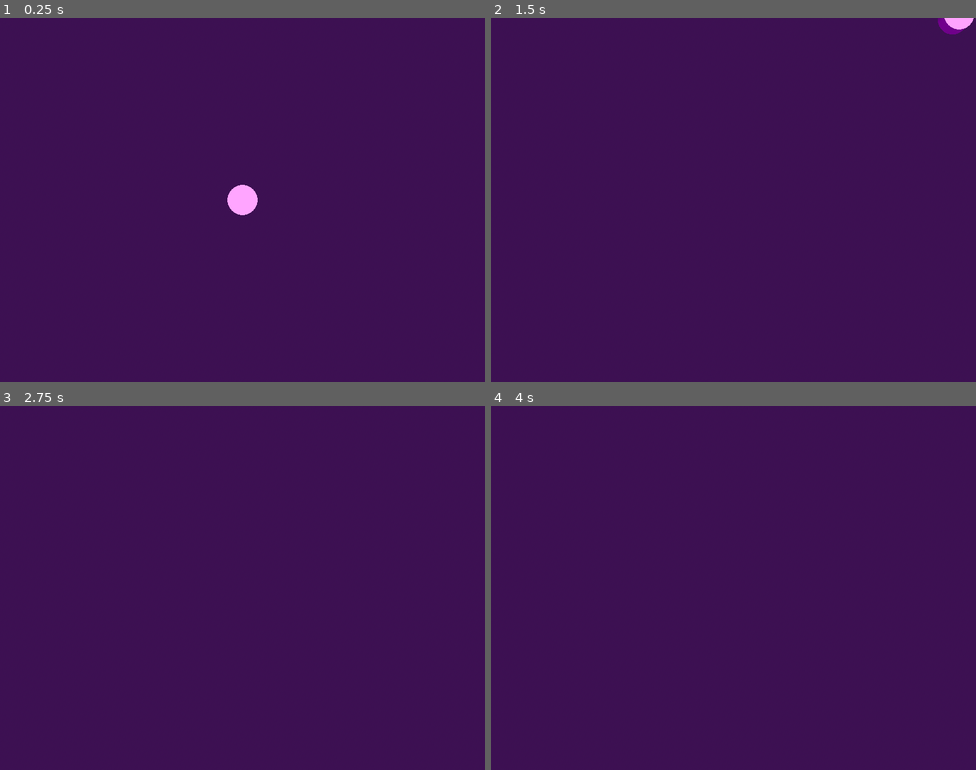
Above: before the commit, frames 1-4 (two rows, left to right).
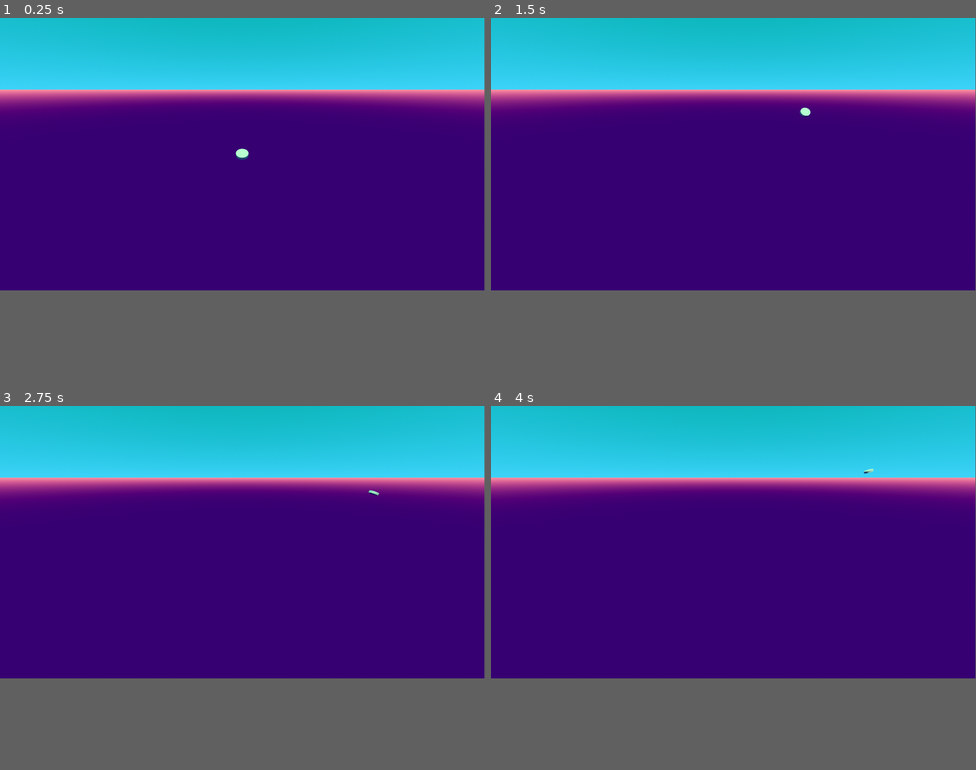
Above: after the commit, the same moments.

Repository: raffaelelauro/Sekiroguelite
Game: Godot game, scene res://main.tscn
Same seed, same stepped clock (60 frames per second), same inputs: the game is played once before the commit and once after it.
Inputs:
- Up to frame 1 (0.25 s): no input
- Up to frame 2 (1.5 s): tap Enter at 0.5 s; hold D (Right) 0.53-1.28 s; hold W (Front) 0.53-1.28 s; hold S (Back) from 1.28 s (still down); tap W (Front) at 1.35 s
- Up to frame 3 (2.75 s): release S (Back) at 2.03 s; hold D (Right) from 2.03 s (still down); hold W (Front) from 2.03 s (still down)
- Up to frame 4 (4 s): tap Space at 2.75 s; release W (Front) at 2.78 s; tap W (Front) at 2.85 s; tap Enter at 3.5 s; release D (Right) at 3.53 s; hold A (Left) from 3.53 s (still down); hold W (Front) from 3.53 s (still down)
In our replay, the window is 800x600 before the commit and 799x449 after it. These sizes can differ from the game's own. Grey fills any space a smaller window leaves; there, only what the larger window draws over its background counts as a difference.

The runs differ from the first frame. In frame 1, 75% of the frame differs, in the area x 0-100%, y 0-75%; in frame 2, 75%; in frame 3, 75%; in frame 4, 75%.

Commit message:
Tilt the player towards the moving direction + changed the camera and environment to have a better flying impression

Diff:
--- a/main.tscn
+++ b/main.tscn
@@ -3,10 +3,10 @@
 [ext_resource type="PackedScene" uid="uid://durulyhj2ovs7" path="res://player.tscn" id="1_ig7tw"]
 
 [sub_resource type="ProceduralSkyMaterial" id="ProceduralSkyMaterial_ig7tw"]
-sky_top_color = Color(0.644394, 0.0119665, 0.898874, 1)
-sky_horizon_color = Color(0.490282, 0.302868, 0.568279, 1)
-ground_bottom_color = Color(0.2033, 0.0860699, 0.260806, 1)
-ground_horizon_color = Color(0.490282, 0.302868, 0.568279, 1)
+sky_top_color = Color(0.0431373, 0.545098, 0.509804, 1)
+sky_horizon_color = Color(0.20272, 0.706382, 0.940205, 1)
+ground_bottom_color = Color(0.185717, 0.000420663, 0.347907, 1)
+ground_horizon_color = Color(1, 0.455901, 0.507509, 1)
 
 [sub_resource type="Sky" id="Sky_0xm2m"]
 sky_material = SubResource("ProceduralSkyMaterial_ig7tw")
@@ -14,6 +14,7 @@
 [sub_resource type="Environment" id="Environment_h2yge"]
 background_mode = 2
 sky = SubResource("Sky_0xm2m")
+sky_rotation = Vector3(0, 0, -0.436332)
 tonemap_mode = 2
 glow_enabled = true
 
@@ -24,11 +25,11 @@
 
 [node name="DirectionalLight3D" type="DirectionalLight3D" parent="."]
 transform = Transform3D(-1, 8.74228e-08, 3.82137e-15, 0, -4.37114e-08, 1, 8.74228e-08, 1, 4.37114e-08, 0, 0, 0)
-light_color = Color(1, 0.864451, 0.919384, 1)
+light_color = Color(1, 1, 0.52549, 1)
 shadow_enabled = true
 sky_mode = 1
 
 [node name="Camera3D" type="Camera3D" parent="."]
-transform = Transform3D(-4.37114e-08, 1, 4.37114e-08, 0, -4.37114e-08, 1, 1, 4.37114e-08, 1.91069e-15, 0, 8, 0)
+transform = Transform3D(-4.37114e-08, 0.707107, -0.707107, 0, 0.707107, 0.707107, 1, 3.09086e-08, -3.09086e-08, -10, 10, 0)
 
 [node name="Player" parent="." instance=ExtResource("1_ig7tw")]
--- a/player.gd
+++ b/player.gd
@@ -1,20 +1,32 @@
 extends RigidBody3D
 
 @export var move_speed = 10
+@export var rotation_angle = PI / 8.0
+
+var base_rotation = Vector3.ZERO;
 
 # Called when the node enters the scene tree for the first time.
 func _ready() -> void:
-
+	base_rotation = rotation;
 	pass # Replace with function body.
 
-func _physics_process(delta: float) -> void:
+func _process(delta: float) -> void:
+
+	var target_rotation = Vector3.ZERO
 
 	# Capture player movement
 	if Input.is_action_pressed("Front"):
 		position.x += move_speed*delta
+		target_rotation.z = base_rotation.z-rotation_angle
 	if Input.is_action_pressed("Back"):
 		position.x -= move_speed*delta
+		target_rotation.z = base_rotation.z+rotation_angle
 	if Input.is_action_pressed("Left"):
 		position.z -= move_speed*delta
+		target_rotation.x = base_rotation.x-rotation_angle
 	if Input.is_action_pressed("Right"):
 		position.z += move_speed*delta
+		target_rotation.x = base_rotation.x+rotation_angle
+
+	# Update rotation
+	rotation = rotation.move_toward(target_rotation, TAU * delta)
--- a/project.godot
+++ b/project.godot
@@ -17,8 +17,7 @@
 
 [display]
 
-window/size/viewport_width=1440
-window/size/viewport_height=1080
+window/size/mode=2
 
 [dotnet]
 
@@ -50,3 +49,14 @@
 , Object(InputEventKey,"resource_local_to_scene":false,"resource_name":"","device":-1,"window_id":0,"alt_pressed":false …(186 unchanged characters)…
 ]
 }
+
+[physics]
+
+common/physics_ticks_per_second=120
+
+[rendering]
+
+anti_aliasing/quality/msaa_2d=3
+anti_aliasing/quality/msaa_3d=3
+anti_aliasing/quality/screen_space_aa=1
+anti_aliasing/quality/use_taa=true
